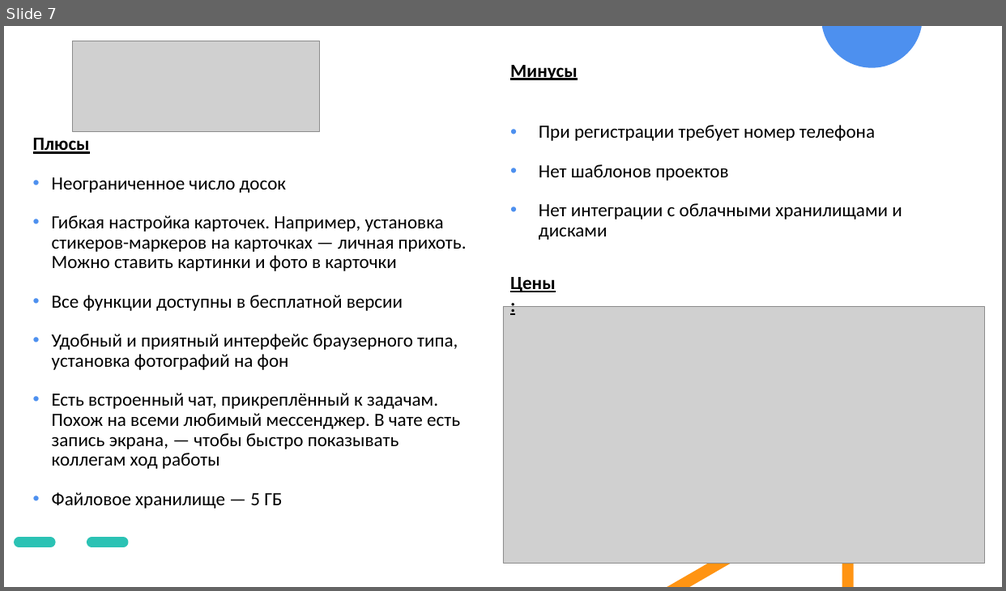
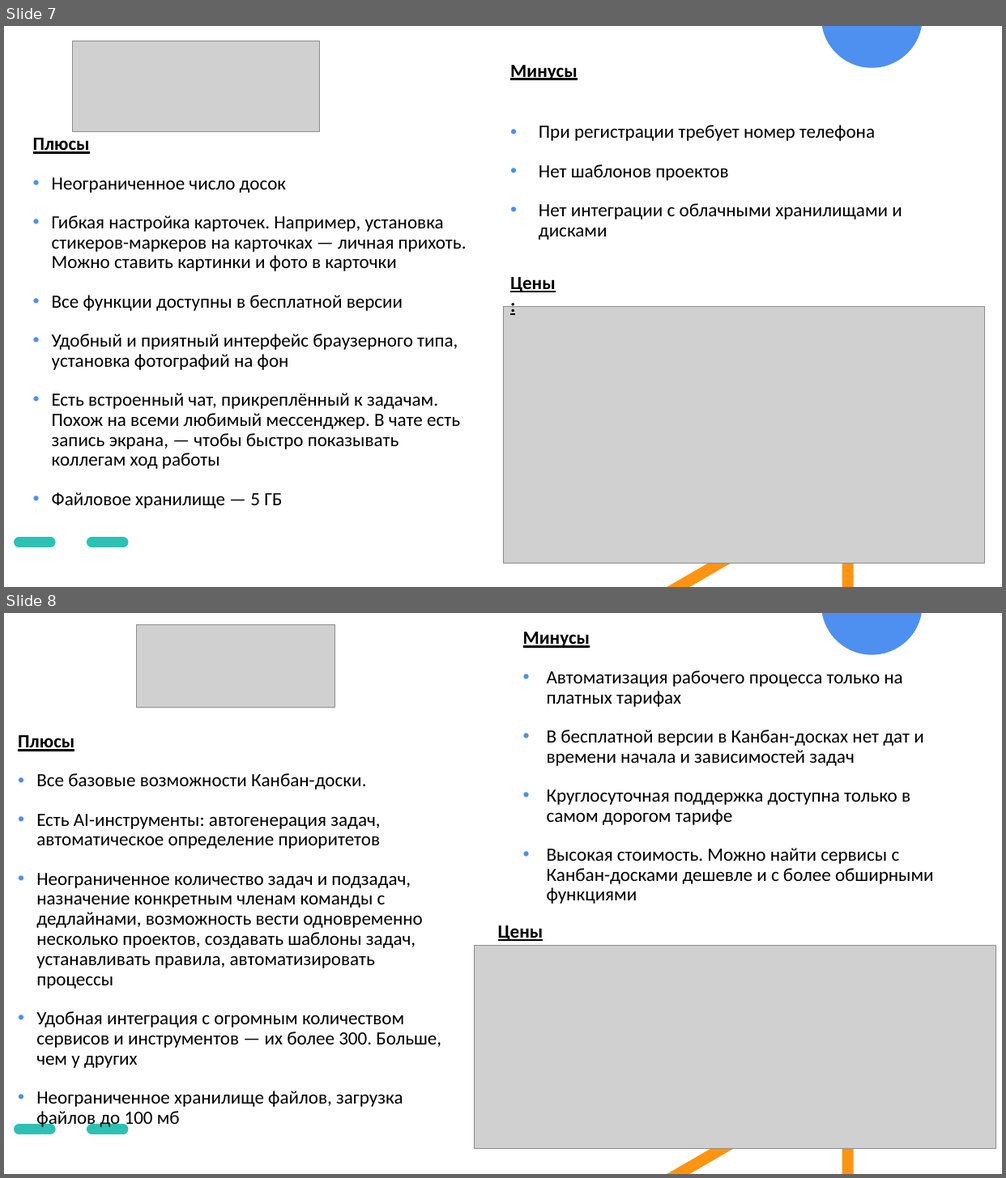
Before and after one commit to r0mbaa/Kanban-Board, a slide deck: Paperwork/РПС_Презентация_к_проекту.pptx. Shown one above the other, each under a label of ours: slide 7 before the commit, slides 7 and 8 after it. The pictures are 1006x591 and 1006x1178 pixels, drawn with LibreOffice and Linux fonts; fonts in the diff are those of the drawing; grey boxes stand for pictures. Boxes give left, top, right and bottom in pixels: in the first picture for what was removed or moved away, otherwise in the second. Text is boxed around its words. In the diff, an @@ line names an element or a change of style, - is before the commit and + after.

```diff
--- a/Paperwork/РПС_Презентация_к_проекту.pptx
+++ b/Paperwork/РПС_Презентация_к_проекту.pptx
@@ slide 8 added at (4, 613, 1002, 1174), background #FFFFFF; not listed: 3 template elements that a slide beside it also shows @@
@@ picture added at (137, 625, 335, 707) @@
@@ text added at (523, 632, 934, 904), 18 pt, text #000000 @@
+Минусы
+• Автоматизация рабочего процесса только на платных тарифах
+• В бесплатной версии в Канбан-досках нет дат и времени начала и зависимостей задач
+• Круглосуточная поддержка доступна только в самом дорогом тарифе
+• Высокая стоимость. Можно найти сервисы с Канбан-досками дешевле и с более обширными функциями
@@ text added at (18, 735, 441, 1130), 18 pt, text #000000 @@
+Плюсы
+• Все базовые возможности Канбан-доски.
+• Есть AI-инструменты: автогенерация задач, автоматическое определение приоритетов
+• Неограниченное количество задач и подзадач, назначение конкретным членам команды с дедлайнами, возможность вести одновременно несколько проектов, создавать шаблоны задач, устанавливать правила, автоматизировать процессы
+• Удобная интеграция с огромным количеством сервисов и инструментов — их более 300. Больше, чем у других
+• Неограниченное хранилище файлов, загрузка файлов до 100 мб
@@ text added at (498, 926, 543, 941), 18 pt, text #000000, bold, underline @@
+Цены:
@@ picture added at (474, 946, 996, 1149) @@
```
Also in this commit, not shown: 3 slides changed, 3 other slides added, 4 slides removed.
